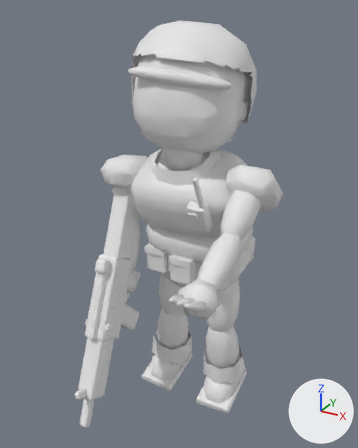
Renders of the glTF model models/zombie_soldier.glb from each side of a commit.
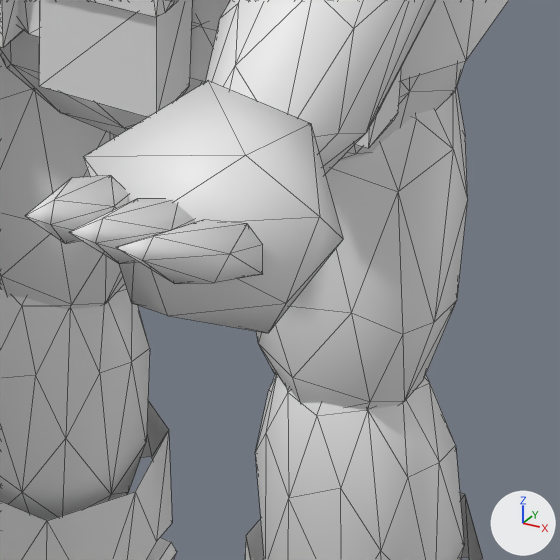
The first picture shows the older version from a 50 mm lens placed at (0.744, -1.525, 1.434), pointed at (-0.006, -0.162, 0.752). The close-ups show the older and then the newer version on the part from 46% to 71% of the width and 59% to 80% of the height of that picture. Only the edits that show in the close-ups are written down. The axes (+X, +Y, +Z) are drawn at lower right. The lights are the same throughout. The close-ups show mesh edges as thin lines. Where no turn or scale is listed for an object, it has been applied to the vertices. Vertices at exactly the same position are counted once.

Objects in the first close-up: 'hand_L.zombie_skin.14', 'hand_L.zombie_skin.15', 'hand_L.zombie_skin.17', 'hips.olive.6', 'hips.tan.43', 'lower_arm_L.olive.13', 'lower_leg_L.olive.1', 'lower_leg_R.olive.31', 'lower_leg_R.olive.4', 'spine.olive.11', 'upper_leg_L.olive.0', 'upper_leg_R.olive.3' and 7 more.
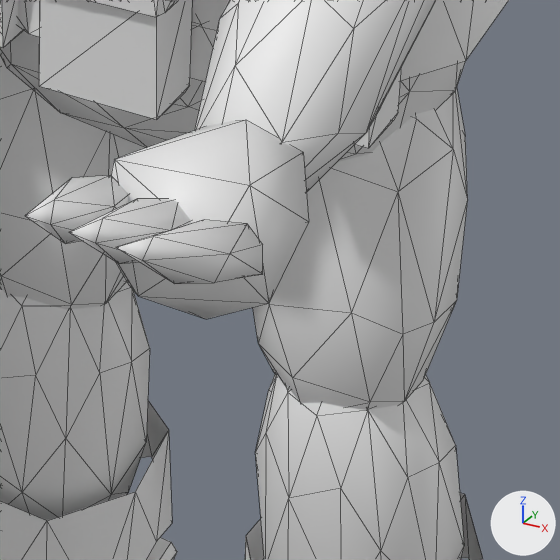
Edits to the bpy script that builds the scene:
```text
Change me_part_185:
    used by ob_hand_l_zombie_skin_14; location = (0.2243, -0.4668, 0.689)
    remove me_part_185.from_pydata(...)  # 14 vertices, 24 faces; spans x -0.0548..0.058, y -0.0542..0.0476, z -0.0491..0.0492
    add me_part_185.from_pydata(...)  # 14 vertices, 24 faces; spans x -0.0445..0.0411, y -0.0543..0.0481, z -0.0397..0.0347
    me_part_185 part 1: the whole mesh is rebuilt
Change ob_hand_l_zombie_skin_14:
    ob_hand_l_zombie_skin_14.location: (0.2243, -0.4668, 0.689) -> (0.2244, -0.4696, 0.6914)
```

Where the change shows, as pixel boxes [x1, y1, x2, y2] in the close-ups (560 x 560 px):
'hand_L.zombie_skin.14', reshaped, moved (23% narrower, 21% shorter)
    before: [84, 81, 343, 333]
    after: [111, 120, 309, 319]
